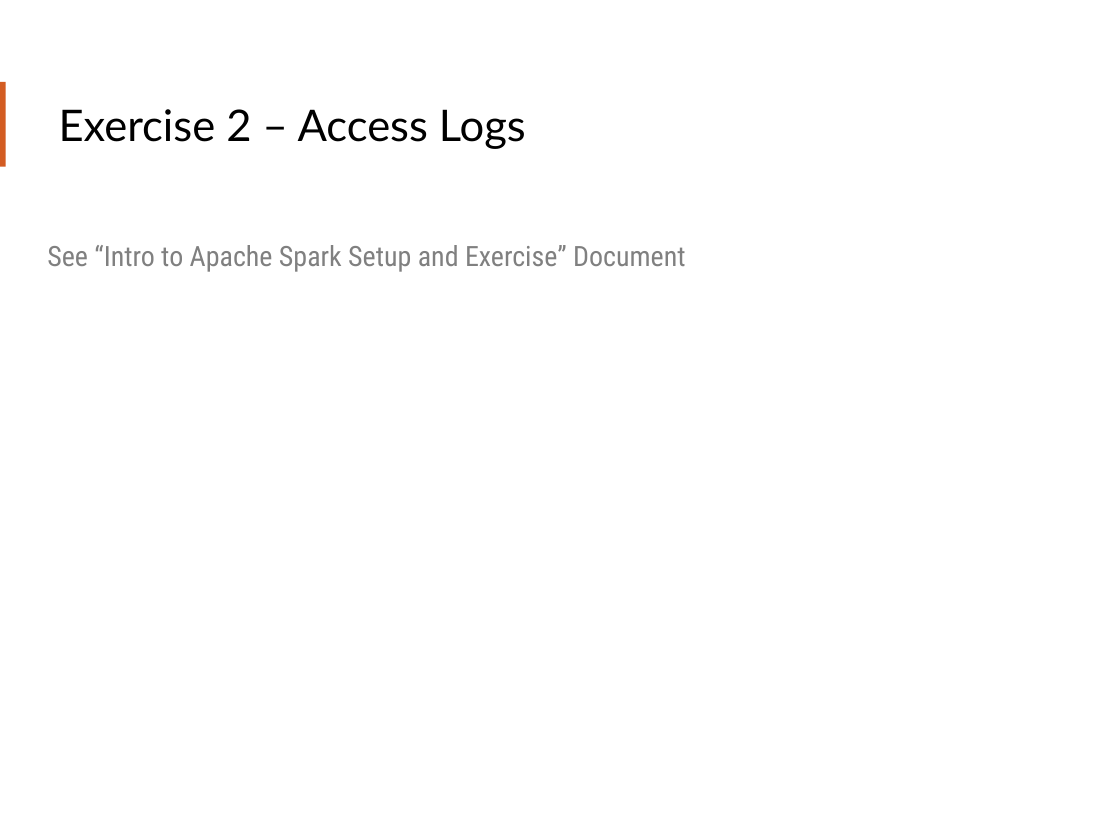
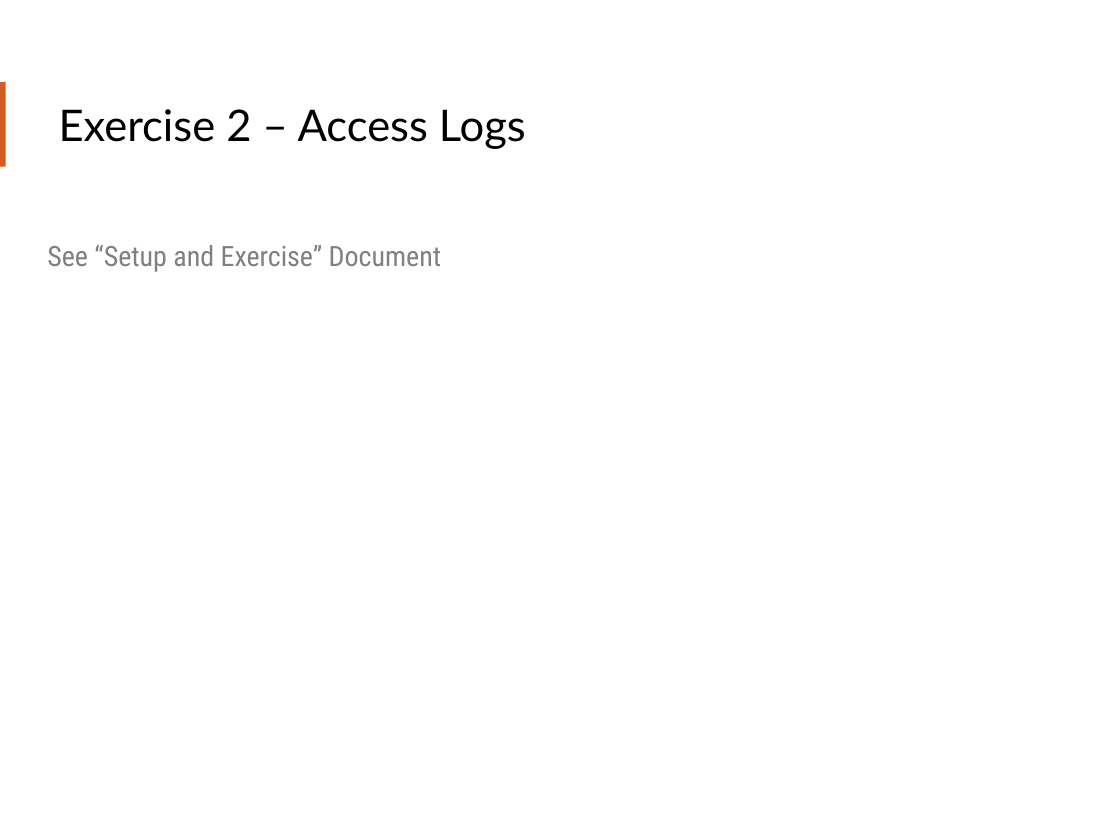
Before and after one commit to teamclairvoyant/intro-to-spark, a slide deck: slide 49 of Intro to Apache Spark Slides.pptx. Drawn at 1120x840 pixels with LibreOffice and Linux fonts; fonts in the diff are those of the drawing. Boxes give left, top, right and bottom in pixels: in the first picture for what was removed or moved away, otherwise in the second. Text is boxed around its words. In the diff, an @@ line names an element or a change of style, - is before the commit and + after.

```diff
--- a/Intro to Apache Spark Slides.pptx
+++ b/Intro to Apache Spark Slides.pptx
@@ text at (x1=47, y1=245, x2=441, y2=272): text changed @@
-See “Intro to Apache Spark Setup and Exercise” Document
+See “Setup and Exercise” Document
```
Also in this commit, not shown: 5 other slides changed, 12 other files.
